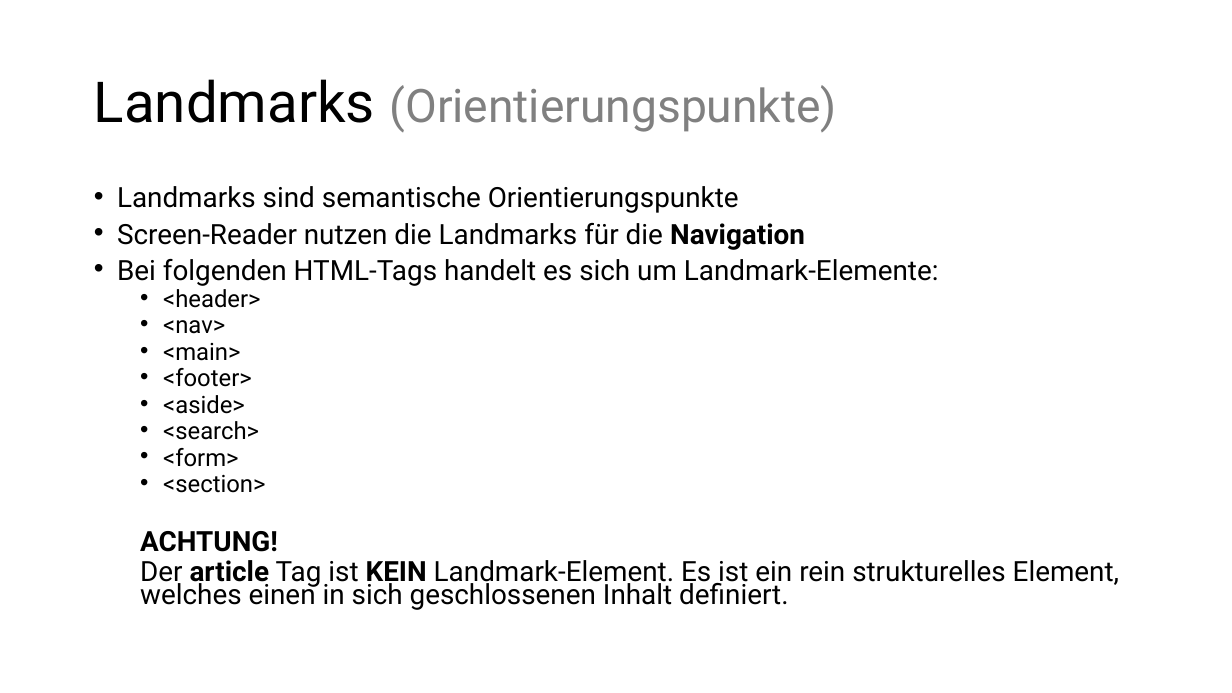
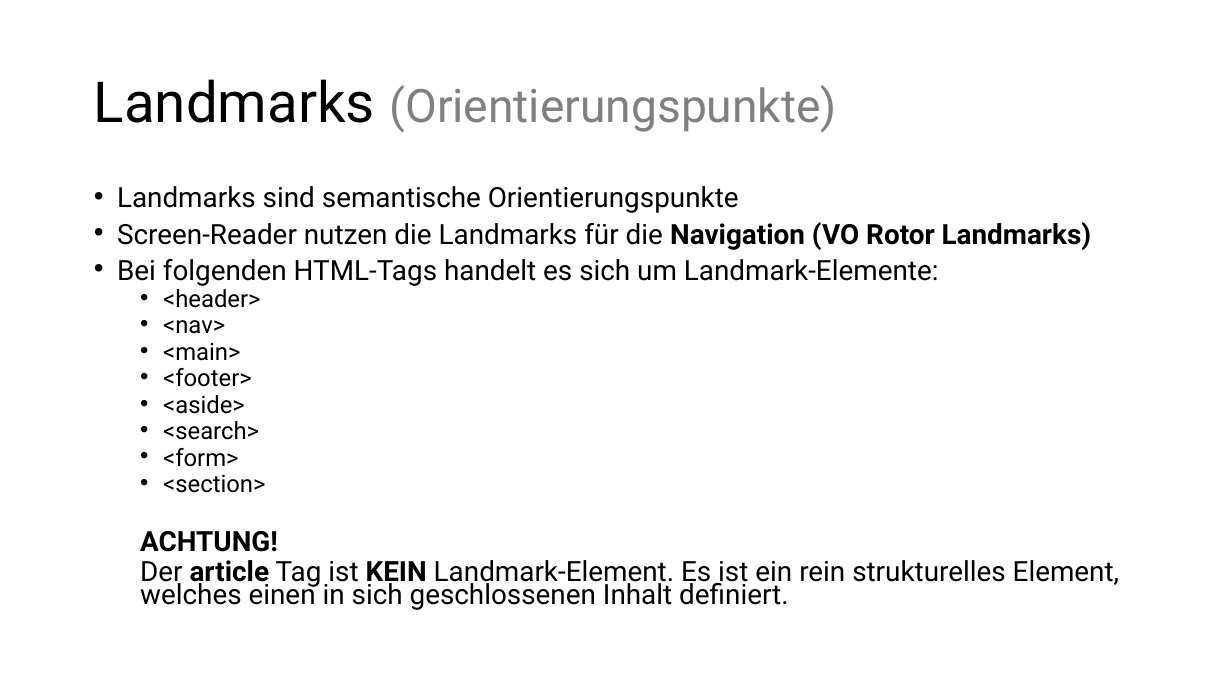
Before and after one commit to aykut-rocks/web-frontend-accessibility-training, a slide deck: slide 17 of Web-Frontend-Accessibility-02.pptx. Drawn at 1232x693 pixels with LibreOffice and Linux fonts; fonts in the diff are those of the drawing. Boxes give left, top, right and bottom in pixels: in the first picture for what was removed or moved away, otherwise in the second. Text is boxed around its words. In the diff, an @@ line names an element or a change of style, - is before the commit and + after.

```diff
--- a/Web-Frontend-Accessibility-02.pptx
+++ b/Web-Frontend-Accessibility-02.pptx
@@ text at [117,222,1092,250]: text changed @@
-• Screen-Reader nutzen die Landmarks für die Navigation
+• Screen-Reader nutzen die Landmarks für die Navigation (VO Rotor Landmarks)
```
Also in this commit, not shown: 1 other slide changed.
